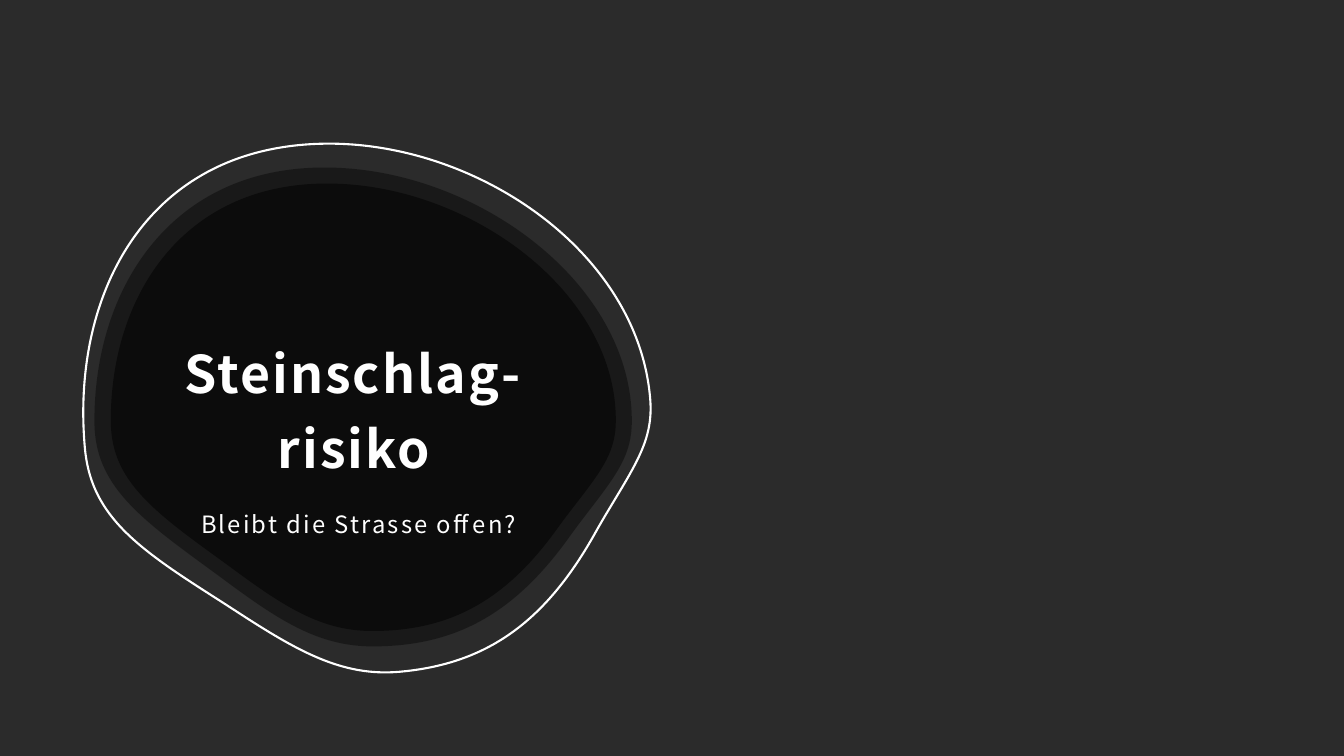
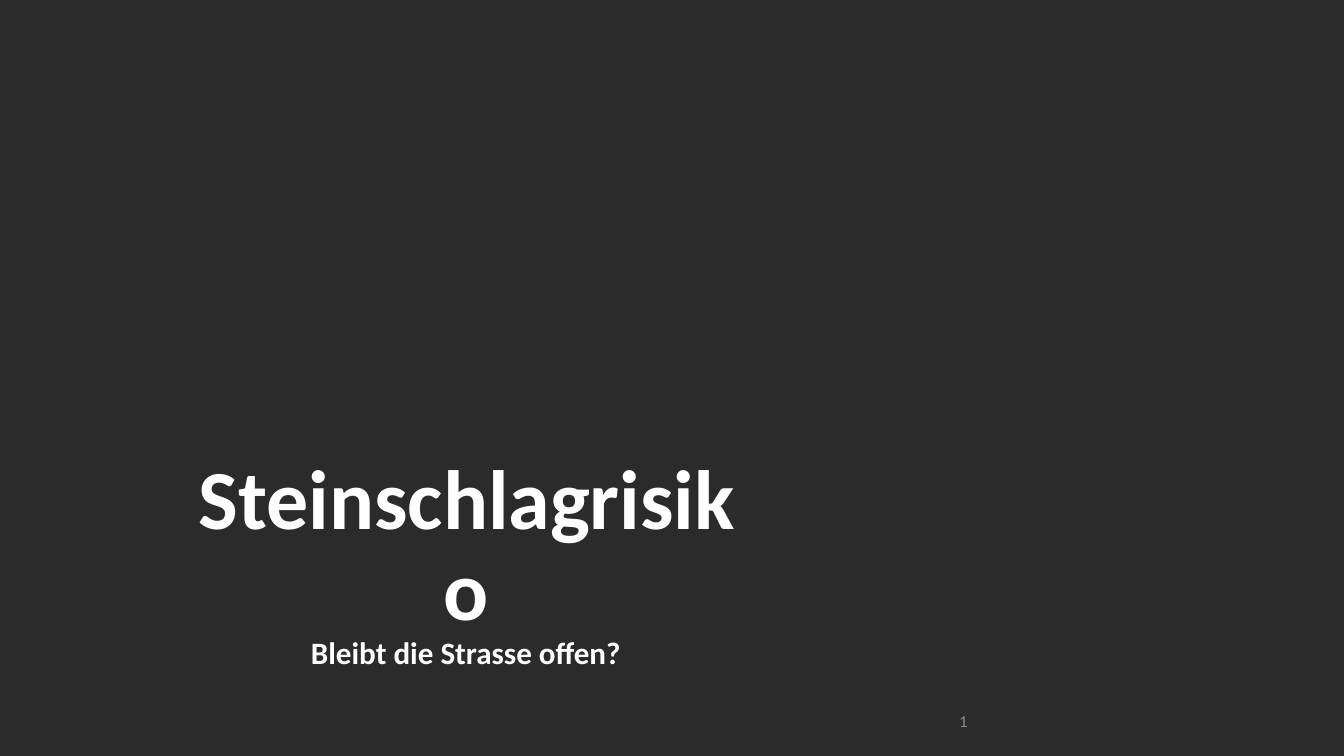
Before and after one commit to 7ben18/FHNW_Steinschlagrisiko, a slide deck: slide 1 of Praesentation/Steinschlagrisiko_Präsentation.pptx. Drawn at 1344x756 pixels with LibreOffice and Linux fonts; fonts in the diff are those of the drawing; background and template pictures are left out; a plain dark background stands for a picture behind light text. Boxes give left, top, right and bottom in pixels: in the first picture for what was removed or moved away, otherwise in the second. Text is boxed around its words. In the diff, an @@ line names an element or a change of style, - is before the commit and + after.

```diff
--- a/Praesentation/Steinschlagrisiko_Präsentation.pptx
+++ b/Praesentation/Steinschlagrisiko_Präsentation.pptx
@@ freeform shape removed at <box>0,0,385,756</box> @@
@@ rectangle removed at <box>0,0,1344,756</box> @@
@@ freeform shape removed at <box>102,0,351,756</box> @@
@@ freeform shape removed at <box>127,0,406,756</box> @@
@@ freeform shape removed at <box>151,0,431,756</box> @@
@@ freeform shape removed at <box>61,116,672,697</box> @@
@@ freeform shape removed at <box>95,167,632,646</box> @@
@@ freeform shape removed at <box>111,184,616,631</box> @@
@@ title removed at <box>185,351,521,469</box> @@
-Steinschlag-risiko
@@ title added at <box>168,533,764,643</box>, 60 pt, text #FFFFFF, bold @@
+Steinschlagrisiko
@@ subtitle "Bleibt die Strasse offen?": place and size @@
-subtitle "Bleibt die Strasse offen?" at <box>201,514,428,534</box>
+subtitle "Bleibt die Strasse offen?" at <box>311,642,620,665</box>
@@ subtitle "Bleibt die Strasse offen?" at <box>311,642,620,665</box>: size 17 to 22.2 pt, font Noto Sans CJK JP to Calibri, letter spacing 1.5 to 0 pt, bold on; line spacing 1.3 to 0.7 @@
@@ page number added at <box>959,716,967,727</box>, 12 pt, text #8C8C8C @@
+1
```
Also in this commit, not shown: 2 other slides changed, 22 slides added, 14 slides removed.
